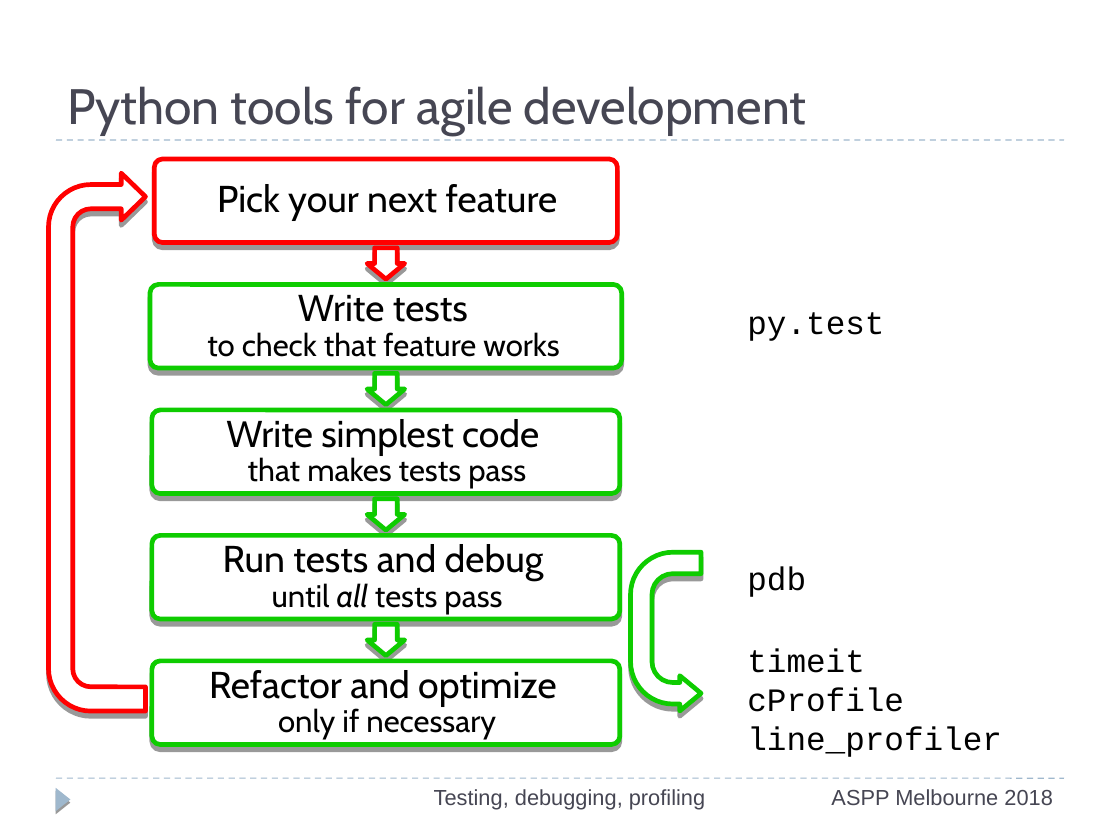
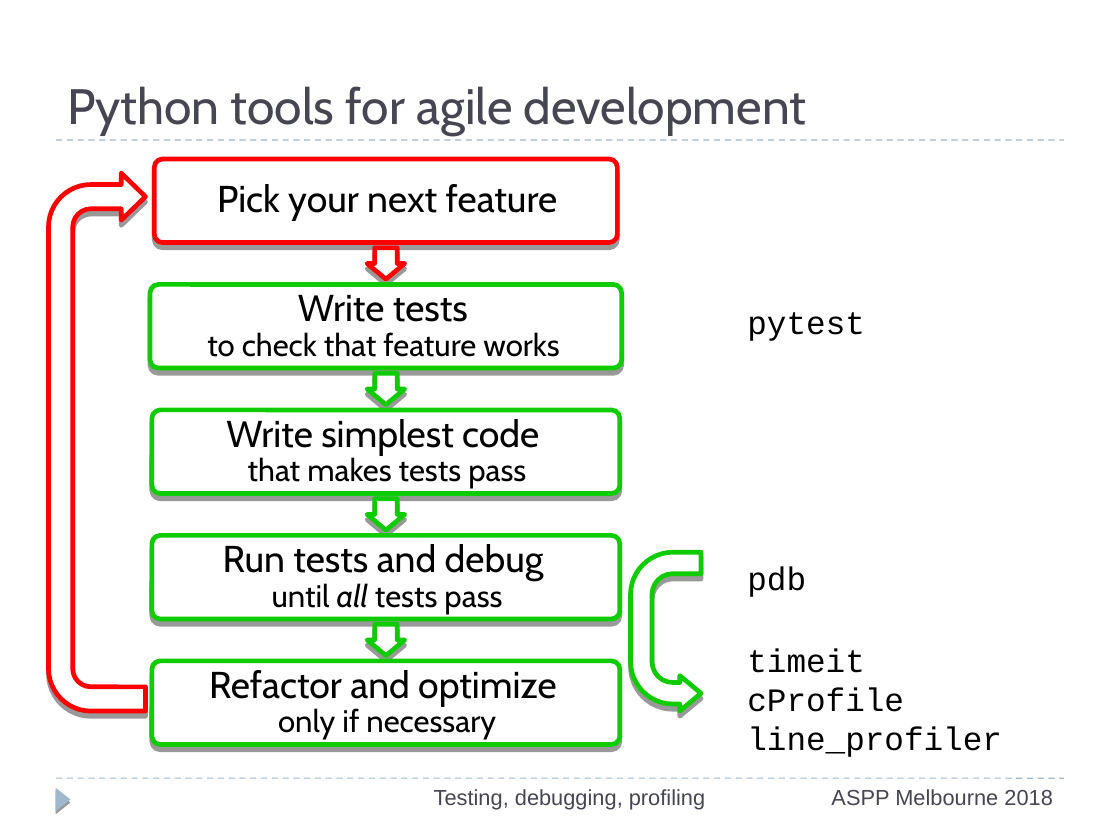
Before and after one commit to ASPP/testing_debugging_profiling, a slide deck: slide 9 of testing-debugging-profiling.odp. Drawn at 1120x840 pixels with LibreOffice and Linux fonts; fonts in the diff are those of the drawing; background and template pictures are left out. Boxes give left, top, right and bottom in pixels: in the first picture for what was removed or moved away, otherwise in the second. Text is boxed around its words. In the diff, an @@ line names an element or a change of style, - is before the commit and + after.

```diff
--- a/testing-debugging-profiling.odp
+++ b/testing-debugging-profiling.odp
@@ text at <box>747,312,865,341</box>: text changed @@
-py.test
+pytest
```
Also in this commit, not shown: 48 other slides changed.
